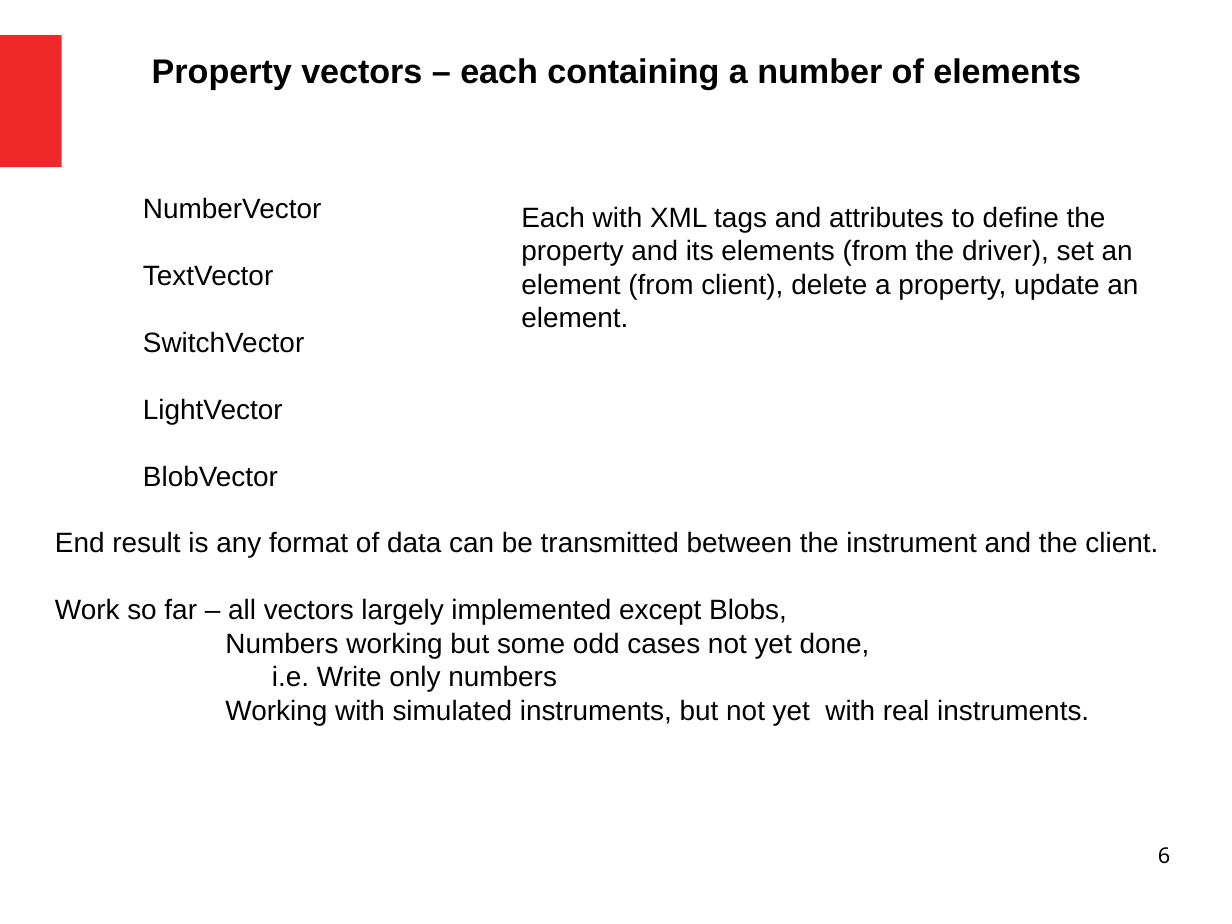
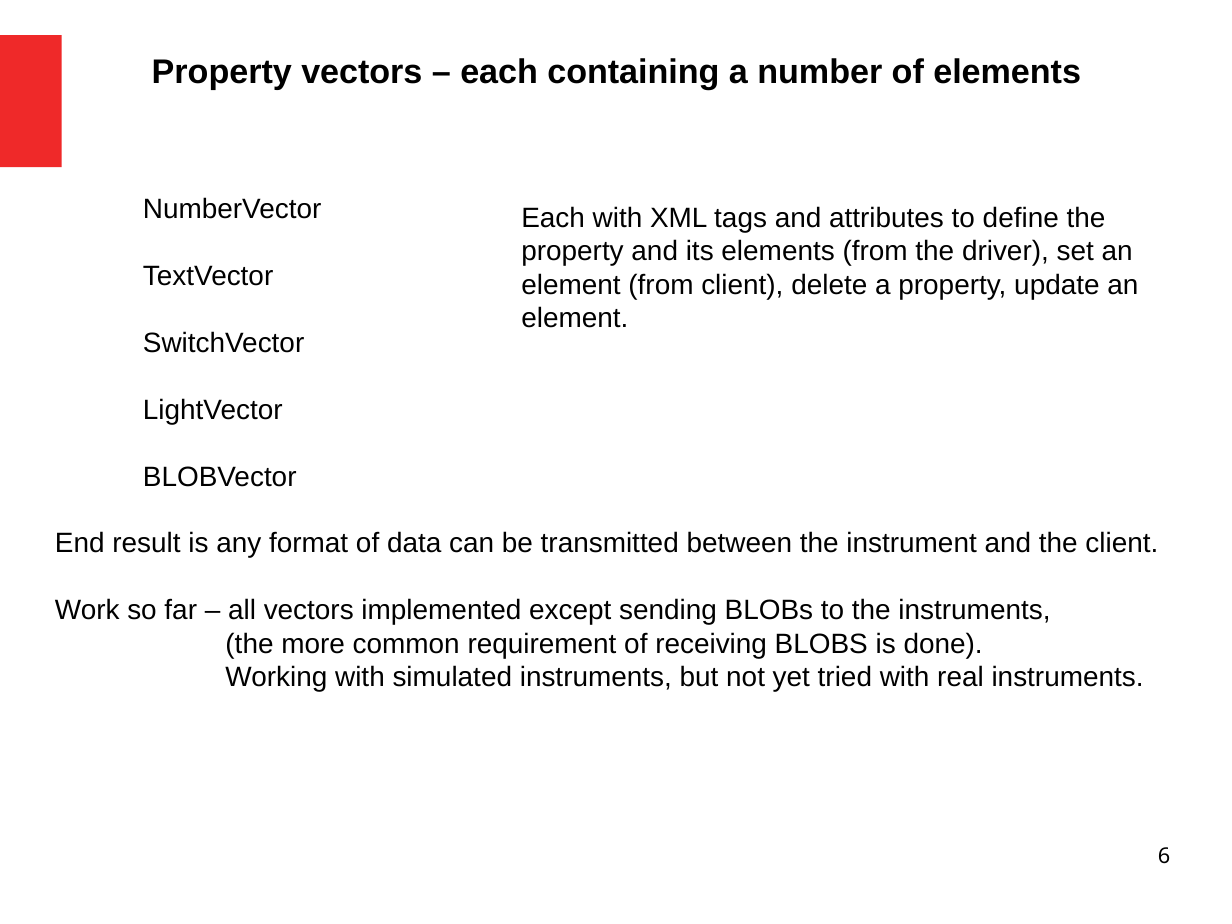
Before and after one commit to bernie-skipole/indi, a slide deck: slide 6 of indislides.odp. Drawn at 1232x924 pixels with LibreOffice and Linux fonts; fonts in the diff are those of the drawing. Boxes give left, top, right and bottom in pixels: in the first picture for what was removed or moved away, otherwise in the second. Text is boxed around its words. In the diff, an @@ line names an element or a change of style, - is before the commit and + after.

```diff
--- a/indislides.odp
+++ b/indislides.odp
@@ text at (x1=143, y1=466, x2=297, y2=487): text changed @@
-BlobVector
+BLOBVector
@@ text at (x1=55, y1=598, x2=1144, y2=691): text changed @@
-Work so far – all vectors largely implemented except Blobs,
-Numbers working but some odd cases not yet done,
-i.e. Write only numbers
-Working with simulated instruments, but not yet with real instruments.
+Work so far – all vectors implemented except sending BLOBs to the instruments,
+(the more common requirement of receiving BLOBS is done).
+Working with simulated instruments, but not yet tried with real instruments.
```
